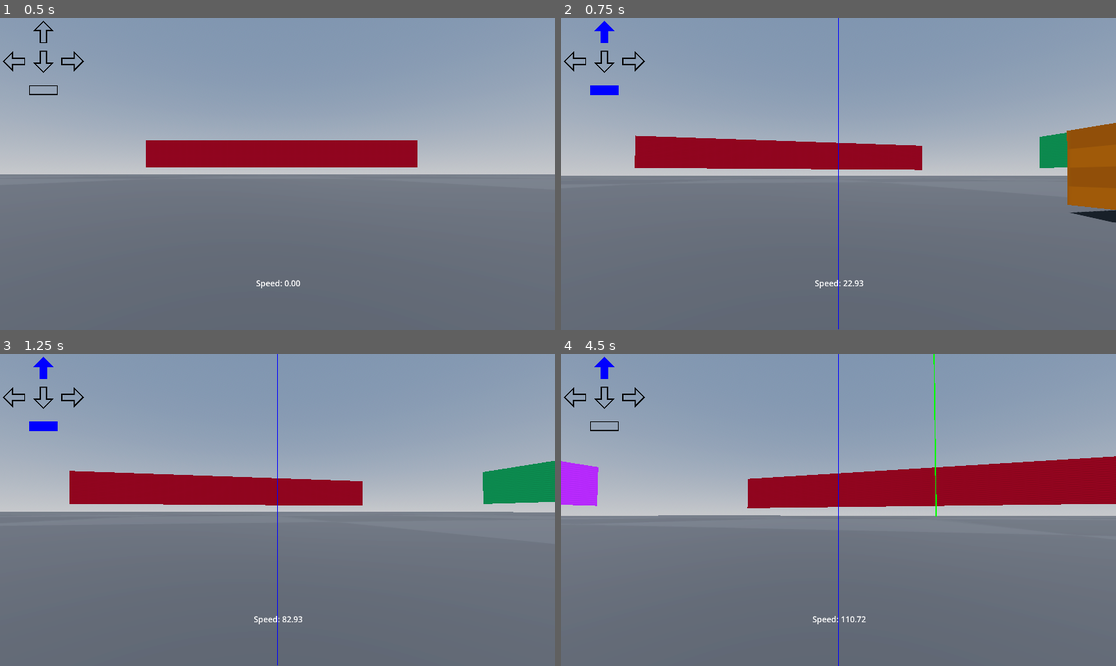
Above: before the commit, frames 1-4 (two rows, left to right).
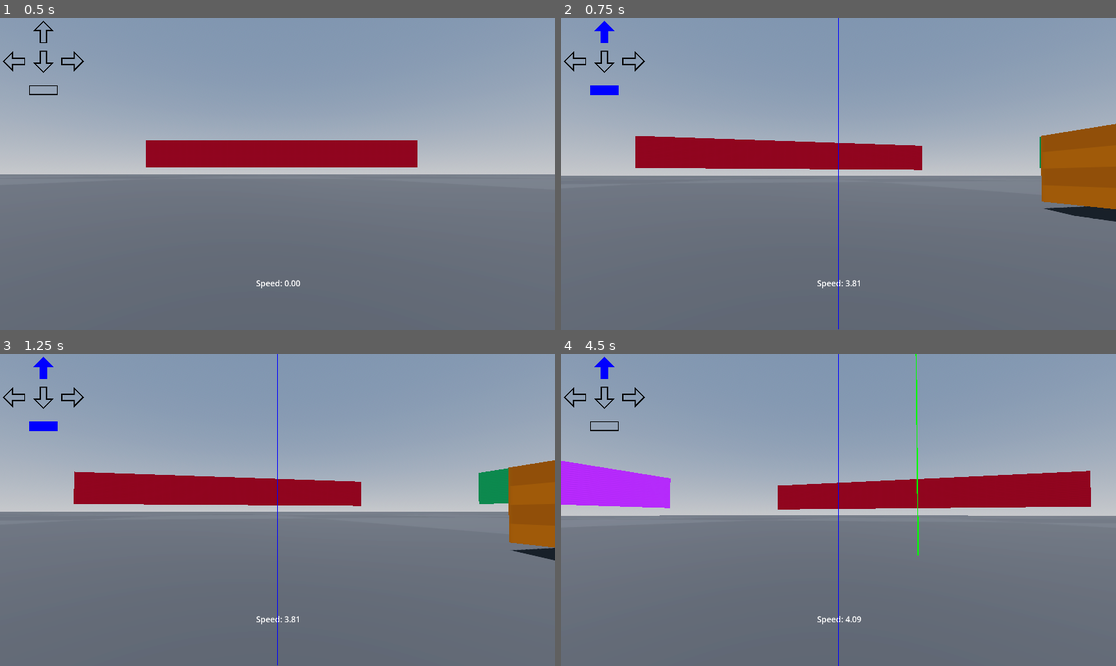
Above: after the commit, the same moments.

Repository: darichey/gibfest
Game: Godot game, scene res://Level.tscn
Same seed, same stepped clock (60 frames per second), same inputs: the game is played once before the commit and once after it.
Inputs (mouse positions are in pixels of both pictures, inside the frame that each line leads up to):
- Up to frame 1 (0.5 s): no input
- Up to frame 2 (0.75 s): tap Enter at 0.5 s; move the mouse to (866, 174) at 0.52 s; hold W (move_forward) from 0.53 s (still down); hold Space (move_jump) from 0.53 s (still down)
- Up to frame 3 (1.25 s): keep holding W (move_forward); keep holding Space (move_jump)
- Up to frame 4 (4.5 s): keep holding W (move_forward); move the mouse to (810, 510) at 1.27 s; release Space (move_jump) at 1.28 s; tap Space (move_jump) at 1.35, 1.52, 1.82, 2.85, 3.02, 3.32, 4.35 s; move the mouse to (849, 503) at 2.02 s; hold Space (move_jump) 2.03-2.78 s; move the mouse to (832, 516) at 2.77 s; move the mouse to (877, 513) at 3.52 s; hold Space (move_jump) 3.53-4.28 s; move the mouse to (794, 506) at 4.27 s

Frame 1 is identical in both runs. In frame 2, 1.4% of the frame differs, in the area x 13-100%, y 33-87%; in frame 3, 2.7%; in frame 4, 5.4%, in the area x 0-100%, y 0-87%.

Commit message:
Use translated movement code

Diff:
--- a/game/Player.gd
+++ b/game/Player.gd
@@ -16,28 +16,13 @@
 			$Head.rotation.x = clampf($Head.rotation.x, -deg_to_rad(70), deg_to_rad(70))
 
 func _physics_process(delta: float) -> void:
-	var input_dir := Input.get_vector("move_left", "move_right", "move_forward", "move_back")
-	var wishdir := (transform.basis * Vector3(input_dir.x, 0, input_dir.y)).normalized()
+	var fmove := Input.get_axis("move_back", "move_forward")
+	var smove := Input.get_axis("move_left", "move_right")
 
-	debug_wishdir = wishdir
+	var forward := -transform.basis.z
+	var right := transform.basis.x
 
-	velocity = QuakeMovement.move(wishdir, velocity, is_on_floor(), delta)
-
-	# var forward = -transform.basis.z
-	# var right = transform.basis.x
-	# var forwardmove = Input.get_action_strength("move_forward") - Input.get_action_strength("move_back")
-	# var sidemove = Input.get_action_strength("move_right") - Input.get_action_strength("move_left")
-
-	# var wishvel = Vector3(
-	# 	forward.x * forwardmove * QuakeMovement.FORWARD_SPEED + right.x * sidemove * QuakeMovement.SIDE_SPEED,
-	# 	0,
-	# 	forward.z * forwardmove * QuakeMovement.FORWARD_SPEED + right.z * sidemove * QuakeMovement.SIDE_SPEED
-	# )
-	# debug_wishdir = wishvel.normalized()
-
-	# velocity = QuakeMovement.move(velocity, forward, right, forwardmove, sidemove, is_on_floor(), delta)
-
-
+	velocity = QuakeMovement.move(self, velocity, fmove, smove, forward, right, is_on_floor(), delta)
 
 	move_and_slide()
 
--- a/game/Player.tscn
+++ b/game/Player.tscn
@@ -15,8 +15,6 @@
 
 [node name="Player" type="CharacterBody3D"]
 script = ExtResource("1_0m806")
-mouse_sensitivity = null
-debug = null
 
 [node name="MeshInstance3D" type="MeshInstance3D" parent="."]
 mesh = SubResource("CapsuleMesh_mvex6")
--- a/game/QuakeMovement.gd
+++ b/game/QuakeMovement.gd
@@ -1,44 +1,73 @@
 extends Object
 class_name QuakeMovement
 
-# const MULTIPLIER = 0.01905
-const MULTIPLIER = 10
-const sv_friction: float = 5.2 * MULTIPLIER
-const sv_accelerate: float = 5.6 * MULTIPLIER
-const sv_maxspeed: float = 320 * MULTIPLIER
-const sv_airaccelerate: float = 12 * MULTIPLIER
-const sv_maxairspeed: float = 320 * MULTIPLIER
+const MULTIPLIER = 0.01905
+const FORWARD_SPEED = 200 * MULTIPLIER
+const SIDE_SPEED = 350 * MULTIPLIER
+const FRICTION = 4 * MULTIPLIER
+const STOP_SPEED = 100 * MULTIPLIER
+const MAX_SPEED = 320 * MULTIPLIER
+const ACCELERATE = 10 * MULTIPLIER
 
-static func accelerate(accelDir: Vector3, prevVelocity: Vector3, accelerate: float, max_velocity: float, delta: float) -> Vector3:
-	var projVel := prevVelocity.dot(accelDir)
-	var accelVel := accelerate * delta
+static func SV_UserFriction(velocity):
+	var speed = sqrt(velocity.x * velocity.x + velocity.z * velocity.z)
+	if speed == 0:
+		return velocity
 
-	if projVel + accelVel > max_velocity:
-		accelVel = max_velocity - projVel
+	var control = STOP_SPEED if speed < STOP_SPEED else speed
+	var newspeed = speed - control * FRICTION
 
-	return prevVelocity + accelDir * accelVel
+	if newspeed < 0:
+		newspeed = 0
 
-static func move_ground(accelDir: Vector3, prevVelocity: Vector3, delta: float) -> Vector3:
-	var speed := prevVelocity.length()
+	return velocity.normalized() * newspeed
 
-	if speed != 0 and not Input.is_action_pressed("move_jump"):
-		var drop = speed * sv_friction * delta
-		prevVelocity *= maxf(speed - drop, 0) / speed
+static func SV_Accelerate(velocity, wishdir, wishspeed):
+	var currentspeed = velocity.dot(wishdir)
+	var addspeed = wishspeed - currentspeed
+	if addspeed <= 0:
+		return velocity
+	var accelspeed = ACCELERATE * wishspeed
+	if accelspeed > addspeed:
+		accelspeed = addspeed
 
-	return accelerate(accelDir, prevVelocity, sv_accelerate, sv_maxspeed, delta)
+	return velocity + wishdir * accelspeed
 
-static func move_air(accelDir: Vector3, prevVelocity: Vector3, delta: float) -> Vector3:
-	return accelerate(accelDir, prevVelocity, sv_airaccelerate, sv_maxairspeed, delta)
+static func SV_AirAccelerate(velocity, wishdir, wishspeed):
+	if wishspeed > 30:
+		wishspeed = 30
+	return SV_Accelerate(velocity, wishdir, wishspeed)
 
-static func move(accelDir: Vector3, prevVelocity: Vector3, onground: bool, delta: float) -> Vector3:
-	var vertical := move_vertical(prevVelocity, onground, delta)
+static func SV_AirMove(player, velocity, fmove, smove, forward, right, onground):
+	var wishvel = Vector3(
+		forward.x * fmove + right.x * smove,
+		0,
+		forward.z * fmove + right.z * smove,
+	)
 
-	prevVelocity.y = 0
-	var horizonal: Vector3
-	if onground:
-		horizonal = move_ground(accelDir, prevVelocity, delta)
+	var wishspeed = wishvel.length()
+	var wishdir = wishvel.normalized()
+
+	player.debug_wishdir = wishdir
+
+	if wishspeed > MAX_SPEED:
+		wishvel *= MAX_SPEED / wishspeed
+		wishspeed = MAX_SPEED
+
+	var new_velocity = velocity
+	if onground and not Input.is_action_pressed("move_jump"):
+		new_velocity = SV_UserFriction(new_velocity)
+		new_velocity = SV_Accelerate(new_velocity, wishdir, wishspeed)
 	else:
-		horizonal = move_air(accelDir, prevVelocity, delta)
+		new_velocity = SV_AirAccelerate(new_velocity, wishdir, wishspeed)
+
+	return new_velocity
+
+static func move(player, velocity, fmove, smove, forward, right, onground, delta):
+	var vertical := move_vertical(velocity, onground, delta)
+
+	velocity.y = 0
+	var horizonal = SV_AirMove(player, velocity, fmove * FORWARD_SPEED, smove * SIDE_SPEED, forward, right, onground)
 
 	return vertical + horizonal
 
